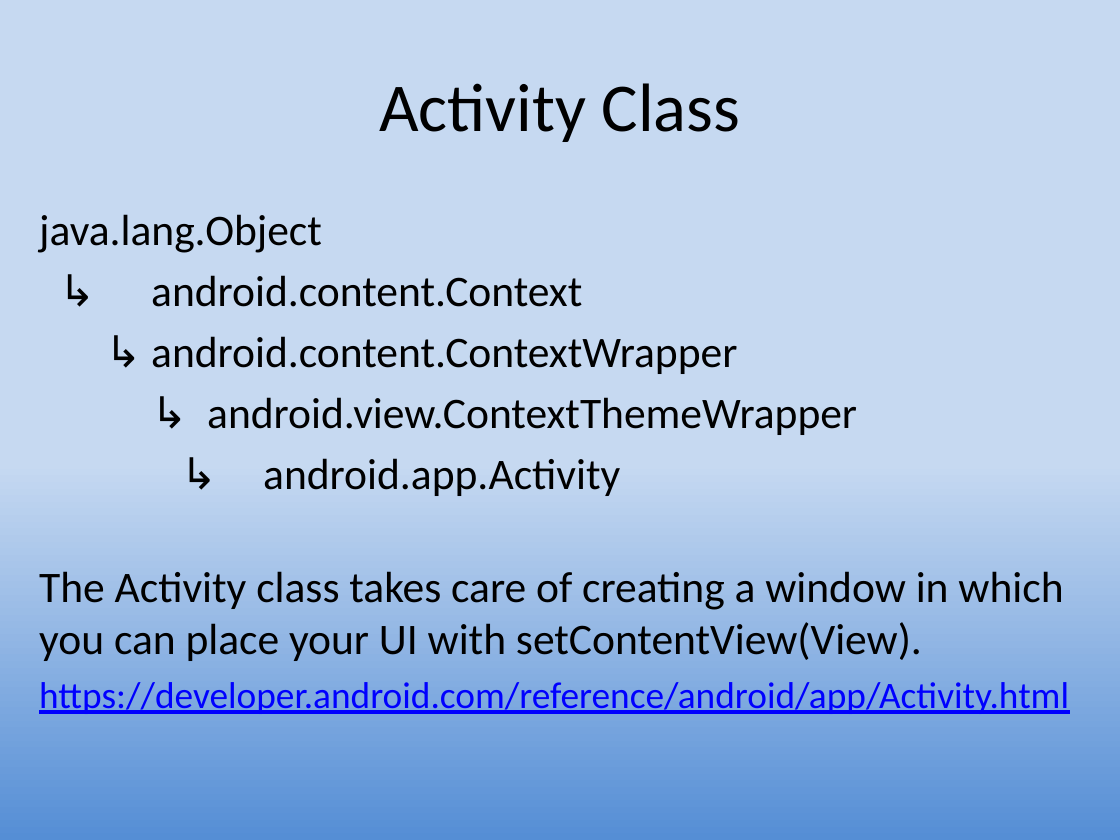
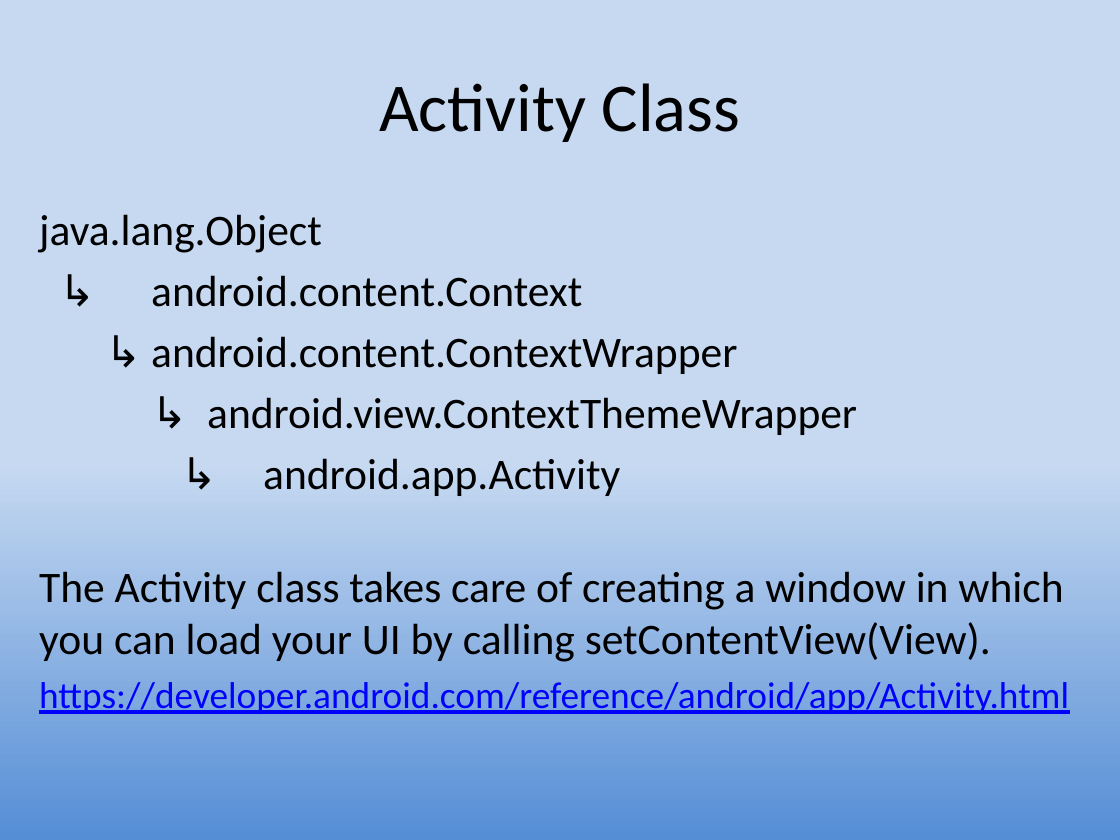
Before and after one commit to UO-CIS/CIS399Android-CourseMaterials, a slide deck: slide 7 of Notes and Slides/CIS399Wk1Day2-FirstApp.pptx. Drawn at 1120x840 pixels with LibreOffice and Linux fonts; fonts in the diff are those of the drawing. Boxes give left, top, right and bottom in pixels: in the first picture for what was removed or moved away, otherwise in the second. Text is boxed around its words. In the diff, an @@ line names an element or a change of style, - is before the commit and + after.

```diff
--- a/Notes and Slides/CIS399Wk1Day2-FirstApp.pptx
+++ b/Notes and Slides/CIS399Wk1Day2-FirstApp.pptx
@@ text at (x1=39, y1=571, x2=1063, y2=662): text changed @@
-The Activity class takes care of creating a window in which you can place your UI with setContentView(View).
+The Activity class takes care of creating a window in which you can load your UI by calling setContentView(View).
```
Also in this commit, not shown: 1 slide added, 5 other files.
